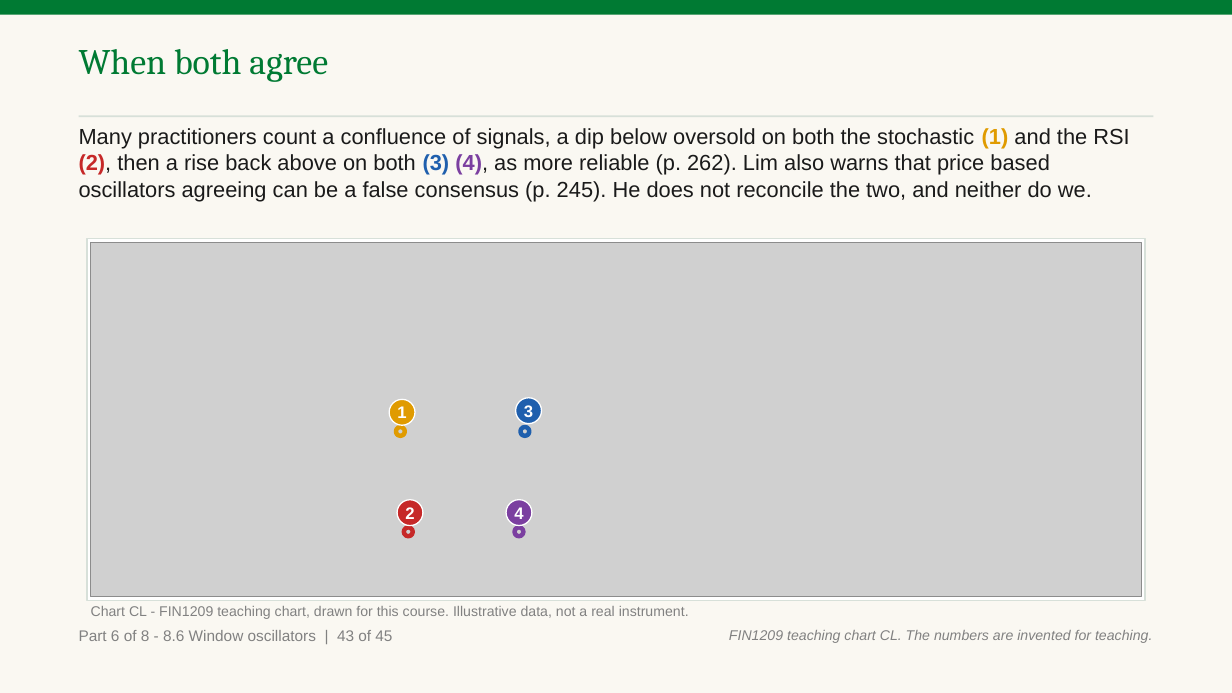
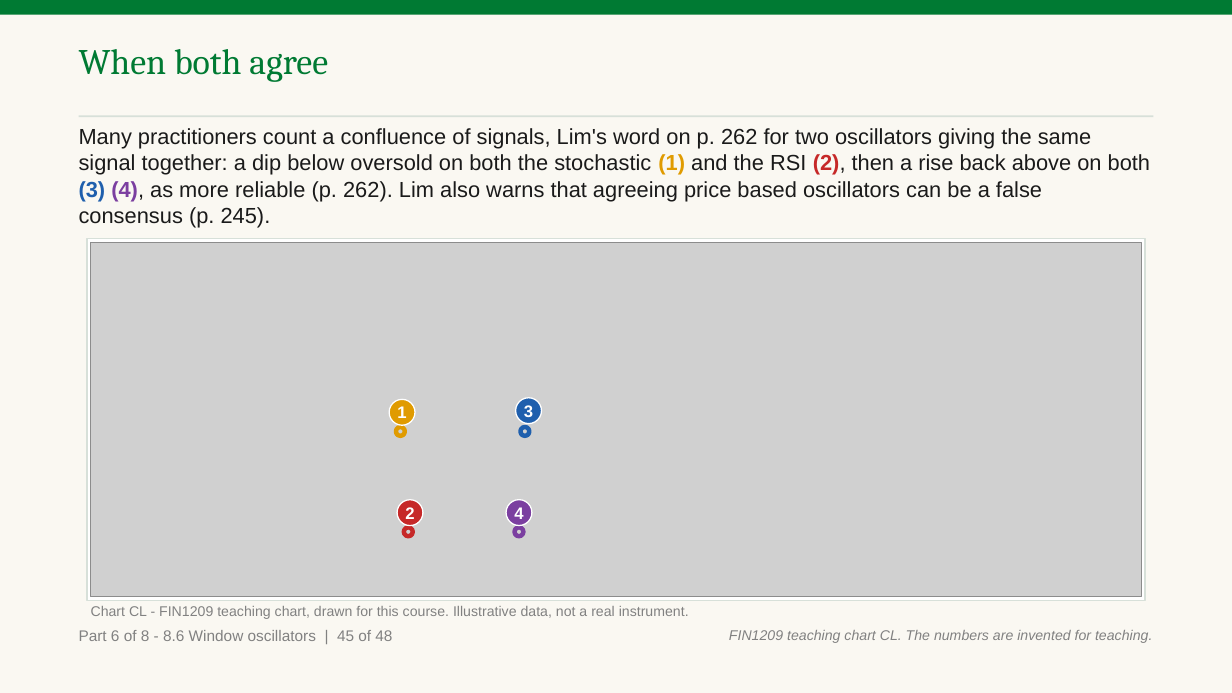
Before and after one commit to benjiesotelo-sudo/Telos_FIN1209, a slide deck: slide 240 of chapter-08/FIN1209-Chapter-08.pptx (slide 237 before the commit). Drawn at 1232x693 pixels with LibreOffice and Linux fonts; fonts in the diff are those of the drawing; grey boxes stand for pictures. Boxes give left, top, right and bottom in pixels: in the first picture for what was removed or moved away, otherwise in the second. Text is boxed around its words. In the diff, an @@ line names an element or a change of style, - is before the commit and + after.

```diff
--- a/chapter-08/FIN1209-Chapter-08.pptx
+++ b/chapter-08/FIN1209-Chapter-08.pptx
@@ text at bbox=[79, 128, 1150, 227]: text changed @@
-Many practitioners count a confluence of signals, a dip below oversold on both the stochastic (1) and the RSI (2), then a rise back above on both (3) (4), as more reliable (p. 262). Lim also warns that price based oscillators agreeing can be a false consensus (p. 245). He does not reconcile the two, and neither do we.
+Many practitioners count a confluence of signals, Lim's word on p. 262 for two oscillators giving the same signal together: a dip below oversold on both the stochastic (1) and the RSI (2), then a rise back above on both (3) (4), as more reliable (p. 262). Lim also warns that agreeing price based oscillators can be a false consensus (p. 245).
@@ text at bbox=[79, 630, 392, 641]: text changed @@
-Part 6 of 8 - 8.6 Window oscillators | 43 of 45
+Part 6 of 8 - 8.6 Window oscillators | 45 of 48
```
Also in this commit, not shown: 63 other slides changed, 4 slides added, 7 other files.
